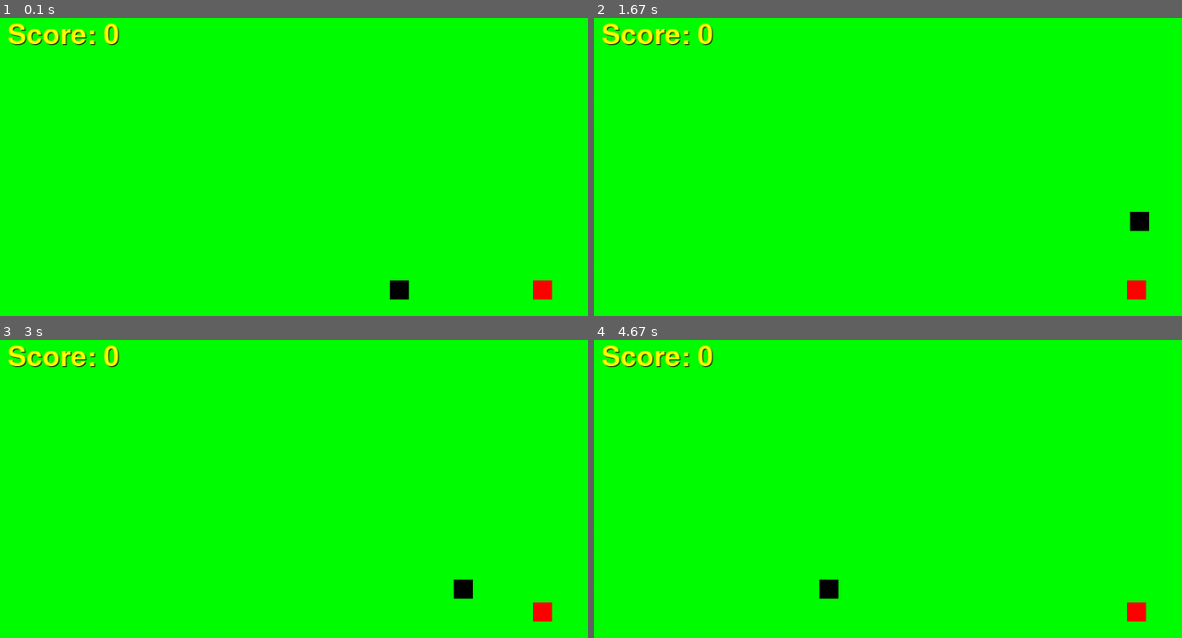
Above: before the commit, frames 1-4 (two rows, left to right).
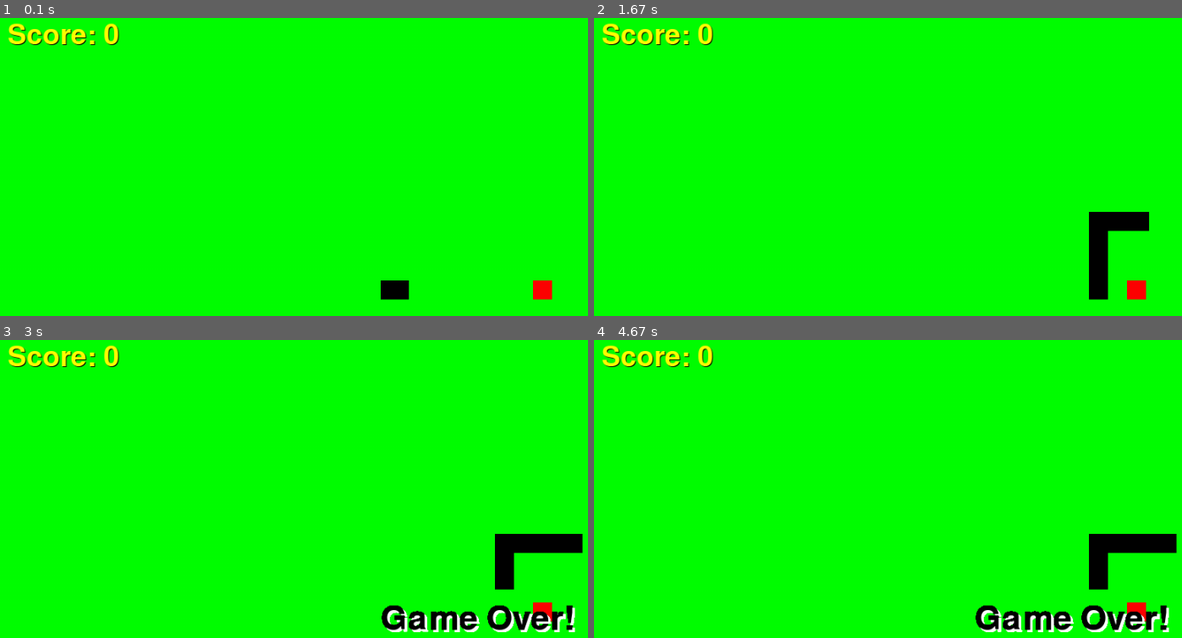
Above: after the commit, the same moments.

Repository: vermaArpitt/Snake-Game-in-Python-using-Pygame
Game: pygame game, started from main.py
The game is run twice, just before and just after one commit, with the same random seed, the same clock (stepped at 60 frames per second) and the same inputs.
Inputs:
- Up to frame 1 (0.1 s): no input
- Up to frame 2 (1.67 s): hold Right 0.33-0.8 s; hold Up 0.83-1.3 s; hold Right from 1.33 s (still down)
- Up to frame 3 (3 s): release Right at 1.8 s; hold Left 1.83-2.37 s; hold Down 2.4-2.7 s; hold Left from 2.73 s (still down)
- Up to frame 4 (4.67 s): release Left at 3.13 s

The runs differ from the first frame. In frame 1, 0.1% of the frame differs, in the area x 64-67%, y 88-95%; in frame 2, 1.2%; in frame 3, 3.5%; in frame 4, 3.6%, in the area x 38-100%, y 65-99%.

Commit message:
Handled Game Over conditions
Added game over conditions: Snake hitting the screen boundary and Snake eating itself results in Game Over.

Diff:
--- a/main.py
+++ b/main.py
@@ -27,7 +27,7 @@
     snakeY = 350
     snakeSize = 25
     head = []
-    snakeLength = 1
+    snakeLength = 25
     snakeList = []
     fps = 30
     init_Velocity = 6
@@ -41,58 +41,72 @@
     clock = p.time.Clock()
     #Game loop
     while not exit_game:
-        for event in p.event.get():
-            if event.type == p.QUIT:
-                exit_game = True
+        if game_over:
+            display_text(screen, "Game Over!", 503, 353, "white", 65)
+            display_text(screen, "Game Over!", 500, 350, "black", 65)
+            for event in p.event.get():
+                if event.type == p.QUIT:
+                    exit_game = True
 
-            elif event.type == p.KEYDOWN:
+        else:
+            for event in p.event.get():
+                if event.type == p.QUIT:
+                    exit_game = True
+
+                elif event.type == p.KEYDOWN:
                     if event.key == p.K_RIGHT:
-                         velocityX = init_Velocity
-                         velocityY = 0
+                        velocityX = init_Velocity
+                        velocityY = 0
 
                     elif event.key == p.K_LEFT:
-                         velocityX = -init_Velocity
-                         velocityY = 0
+                        velocityX = -init_Velocity
+                        velocityY = 0
 
                     elif event.key == p.K_UP:
-                         velocityX = 0
-                         velocityY = -init_Velocity
+                        velocityX = 0
+                        velocityY = -init_Velocity
 
                     elif event.key == p.K_DOWN:
-                         velocityX = 0
-                         velocityY = init_Velocity
+                        velocityX = 0
+                        velocityY = init_Velocity
 
-        screen.fill("green")
-        display_text(screen, "Score: " + str(score), 11, 11, "black", 55)
-        display_text(screen, "Score: " + str(score), 10, 10, "yellow", 55)
+            screen.fill("green")
 
-        #Drawing the Fruit
-        p.draw.rect(screen, "red", [fruitX, fruitY, fruitSize, fruitSize])
+            #Displaying the score
+            display_text(screen, "Score: " + str(score), 11, 11, "black", 55)
+            display_text(screen, "Score: " + str(score), 10, 10, "yellow", 55)
 
-        #Drawing the snake
-        head = [snakeX, snakeY]
-        snakeList.append(head)
+            #Drawing the Fruit
+            p.draw.rect(screen, "red", [fruitX, fruitY, fruitSize, fruitSize])
 
-        if(len(snakeList) > snakeLength):
-             del(snakeList[0])
+            #Handling game over
+            if([snakeX, snakeY] in snakeList or snakeX < 0 or snakeX + snakeSize > WIDTH or snakeY < 0 or snakeY + snakeSize > HEIGHT):
+                game_over = True
 
-        draw_snake(screen, snakeList, "black", snakeSize)
+            #Drawing the snake
+            head = [snakeX, snakeY]
+            snakeList.append(head)
+
+            if(len(snakeList) > snakeLength):
+                del(snakeList[0])
+
+            draw_snake(screen, snakeList, "black", snakeSize)
+
+            #Snake movement
+            snakeX += velocityX
+            snakeY += velocityY
+
+            #Spawning fruit after eating
+            if(abs(snakeX - fruitX) <= 5 and abs(fruitY - snakeY) <= 5):
+                fruitX = random.randint(0, WIDTH-fruitSize)
+                fruitY = random.randint(70, HEIGHT-fruitSize)
+                score += 1
+                snakeLength += 1
+                if(score % 10 == 0):
+                    init_Velocity += 1
 
         p.display.update()
         clock.tick(fps)
-
-        #snake movement
-        snakeX += velocityX
-        snakeY += velocityY
-
-        #spawning fruit after eating
-        if(abs(snakeX - fruitX) <= 5 and abs(fruitY - snakeY) <= 5):
-            fruitX = random.randint(0, WIDTH-fruitSize)
-            fruitY = random.randint(70, HEIGHT-fruitSize)
-            score += 1
-            snakeLength += 1
-            if(score % 10 == 0):
-                 init_Velocity += 1
 
     p.quit()
 
